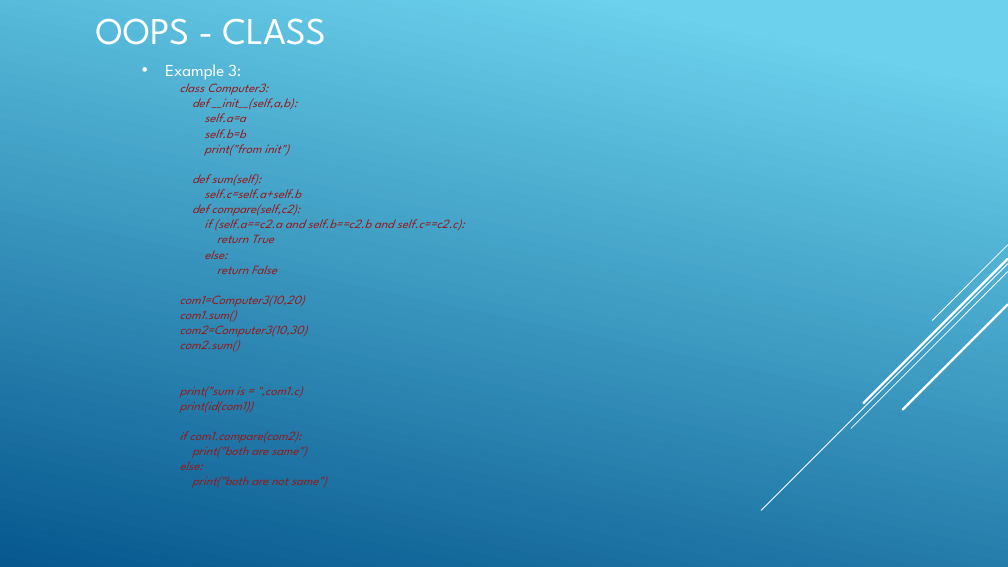
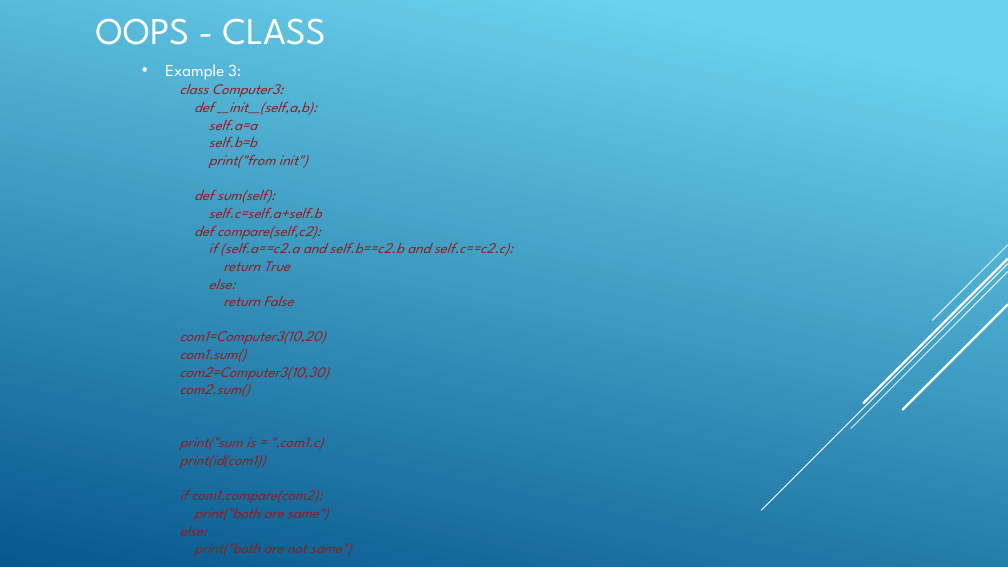
Before and after one commit to tvkatgit/DataScience-Python, a slide deck: slide 18 of Python.pptx. Drawn at 1008x567 pixels with LibreOffice and Linux fonts; fonts in the diff are those of the drawing. Boxes give left, top, right and bottom in pixels: in the first picture for what was removed or moved away, otherwise in the second. Text is boxed around its words. In the diff, an @@ line names an element or a change of style, - is before the commit and + after.

```diff
--- a/Python.pptx
+++ b/Python.pptx
@@ text at (180,79,513,556): size 12 to 14 pt @@
```
Also in this commit, not shown: 3 other slides changed, 15 slides added.
